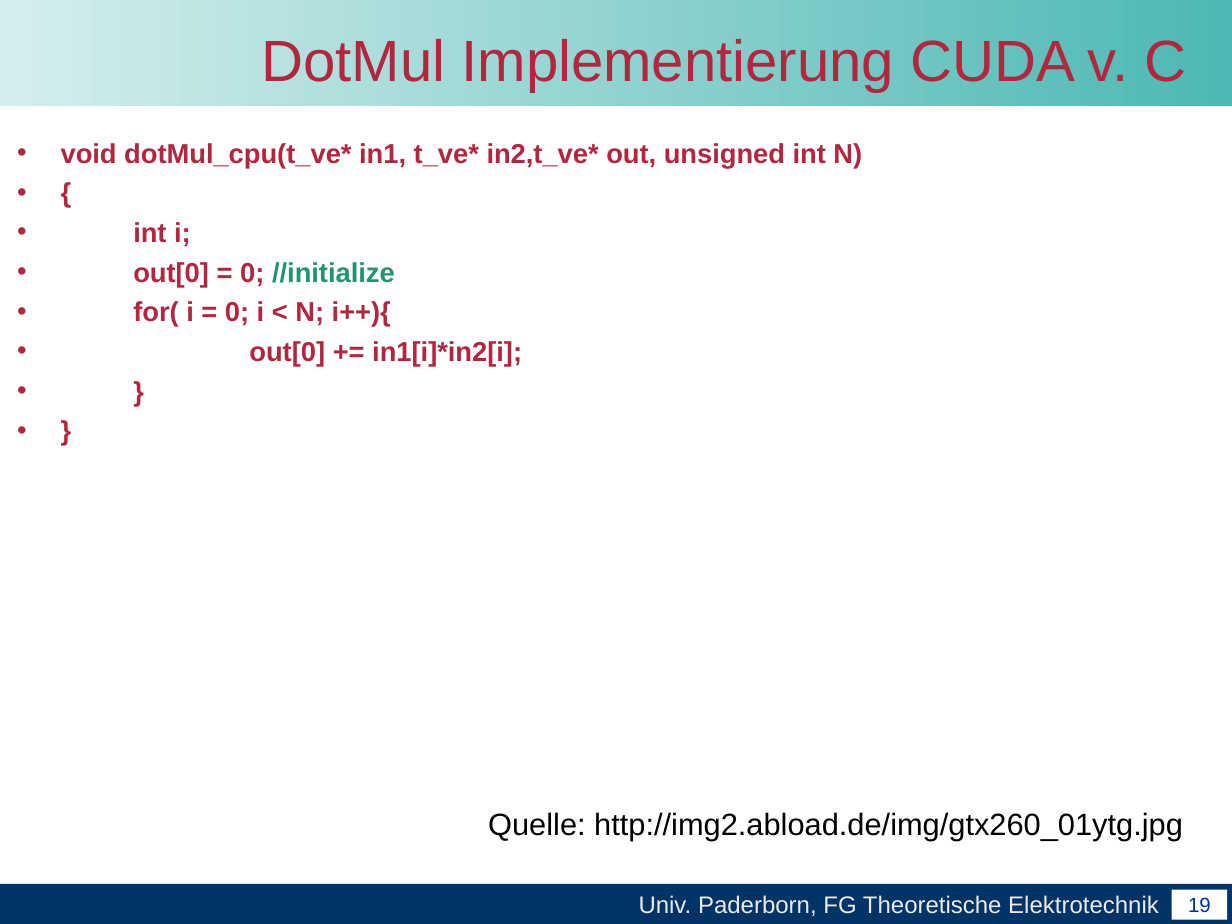
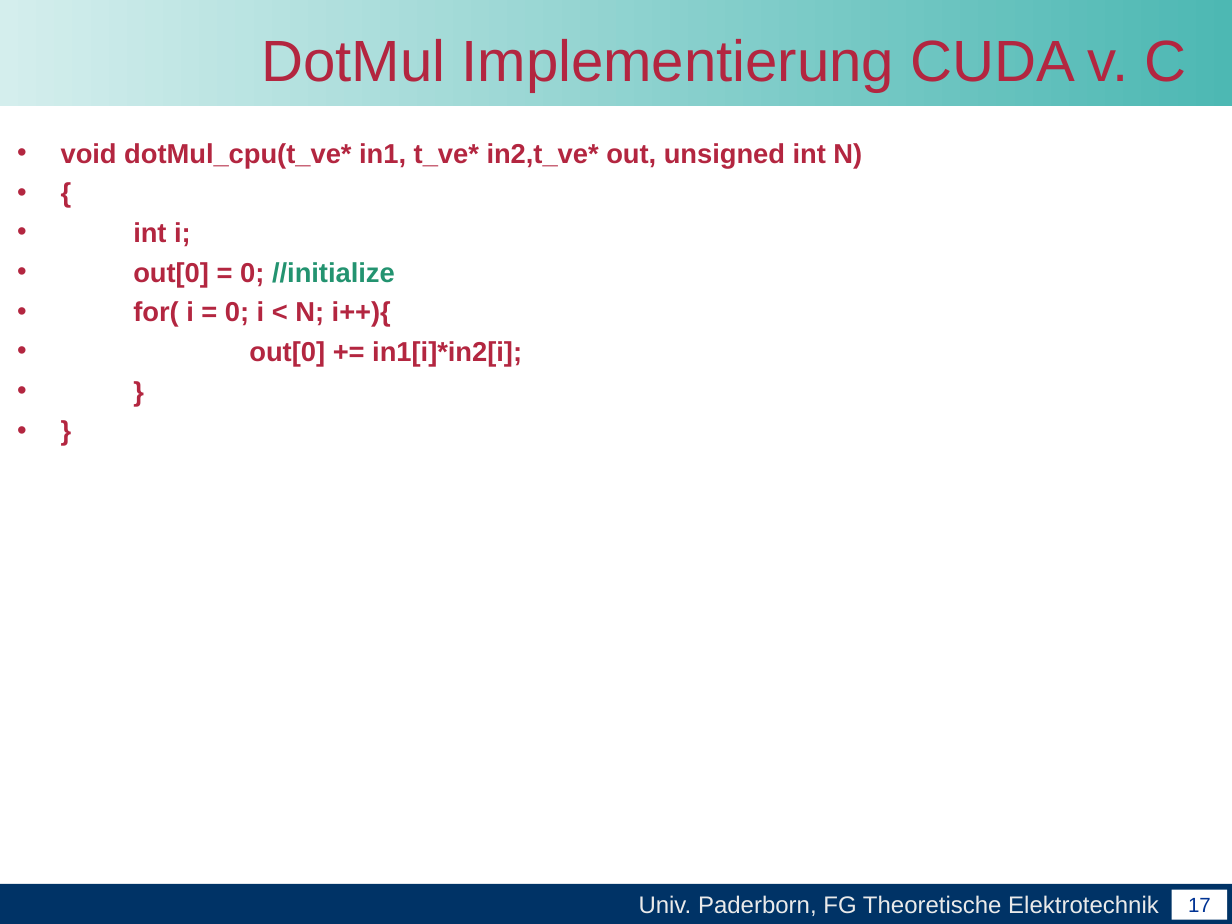
Before and after one commit to unconditional/projektarbeitcuda, a slide deck: slide 17 of Vortrag/Zwischenvortrag der Projektarbeit CUDA.ppt (slide 19 before the commit). Drawn at 1232x924 pixels with LibreOffice and Linux fonts; fonts in the diff are those of the drawing; background and template pictures are left out. Boxes give left, top, right and bottom in pixels: in the first picture for what was removed or moved away, otherwise in the second. Text is boxed around its words. In the diff, an @@ line names an element or a change of style, - is before the commit and + after.

```diff
--- a/Vortrag/Zwischenvortrag der Projektarbeit CUDA.ppt
+++ b/Vortrag/Zwischenvortrag der Projektarbeit CUDA.ppt
@@ text removed at (x1=488, y1=812, x2=1183, y2=840) @@
-Quelle: http://img2.abload.de/img/gtx260_01ytg.jpg
@@ page number at (x1=1188, y1=898, x2=1211, y2=912): text changed @@
-19
+17
```
Also in this commit, not shown: 6 other slides changed, 20 slides added, 11 slides removed, 1 other file.
